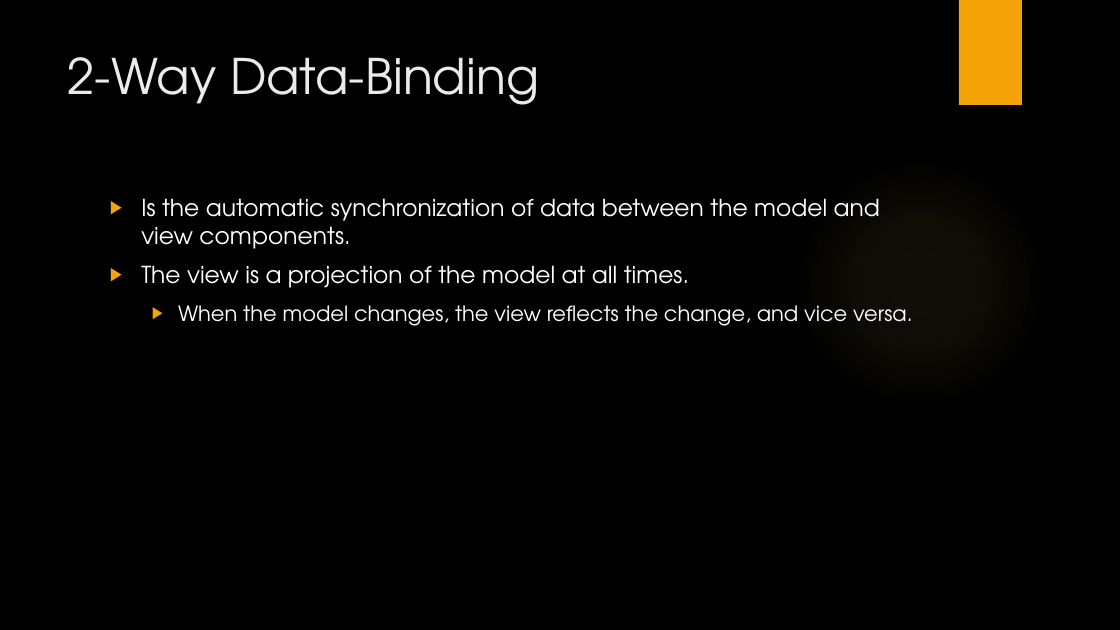
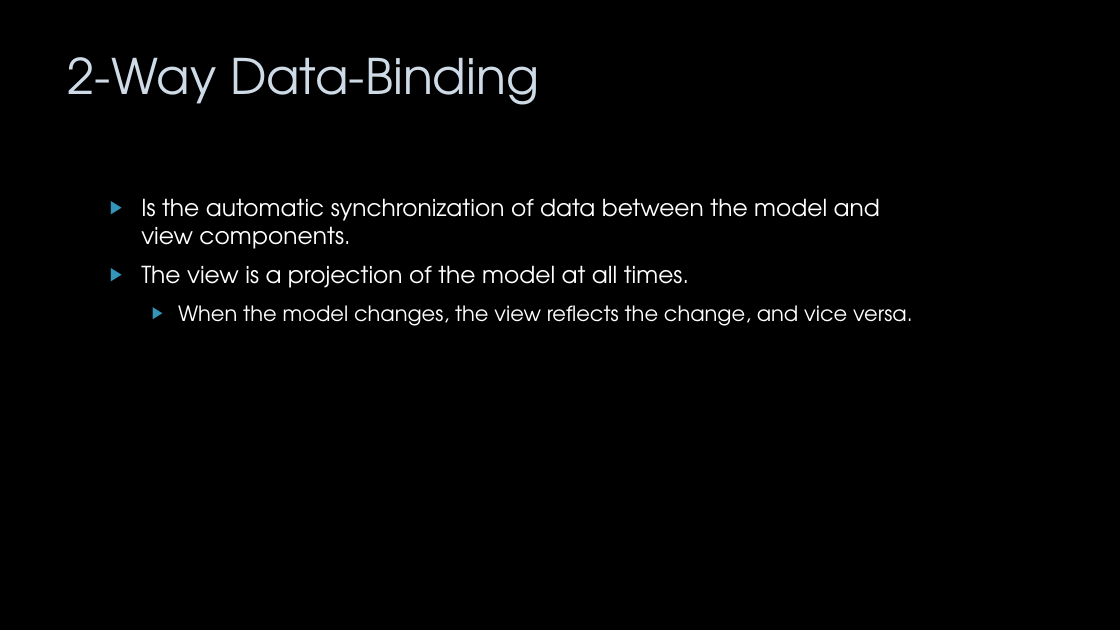
Before and after one commit to cerinoligutom/AngularJS-Presentation, a slide deck: slide 9 of AngularJS-Slides.pptx. Drawn at 1120x630 pixels with LibreOffice and Linux fonts; fonts in the diff are those of the drawing; background and template pictures are left out. Boxes give left, top, right and bottom in pixels: in the first picture for what was removed or moved away, otherwise in the second. Text is boxed around its words. In the diff, an @@ line names an element or a change of style, - is before the commit and + after.

```diff
--- a/AngularJS-Slides.pptx
+++ b/AngularJS-Slides.pptx
@@ rectangle removed at <box>959,0,1022,105</box> @@
@@ title "2-Way Data-Binding" at <box>68,57,539,105</box>: text colour #EBEBEB to #CEDBE6 @@
@@ ellipse removed at <box>791,154,1049,413</box> @@
@@ text "Is the automatic synchronization of ..." at <box>141,198,913,326</box>: bullet colour #F5A408 to #3494BA @@
```
Also in this commit, not shown: 10 other slides changed, 4 slides added, 1 slide removed.
